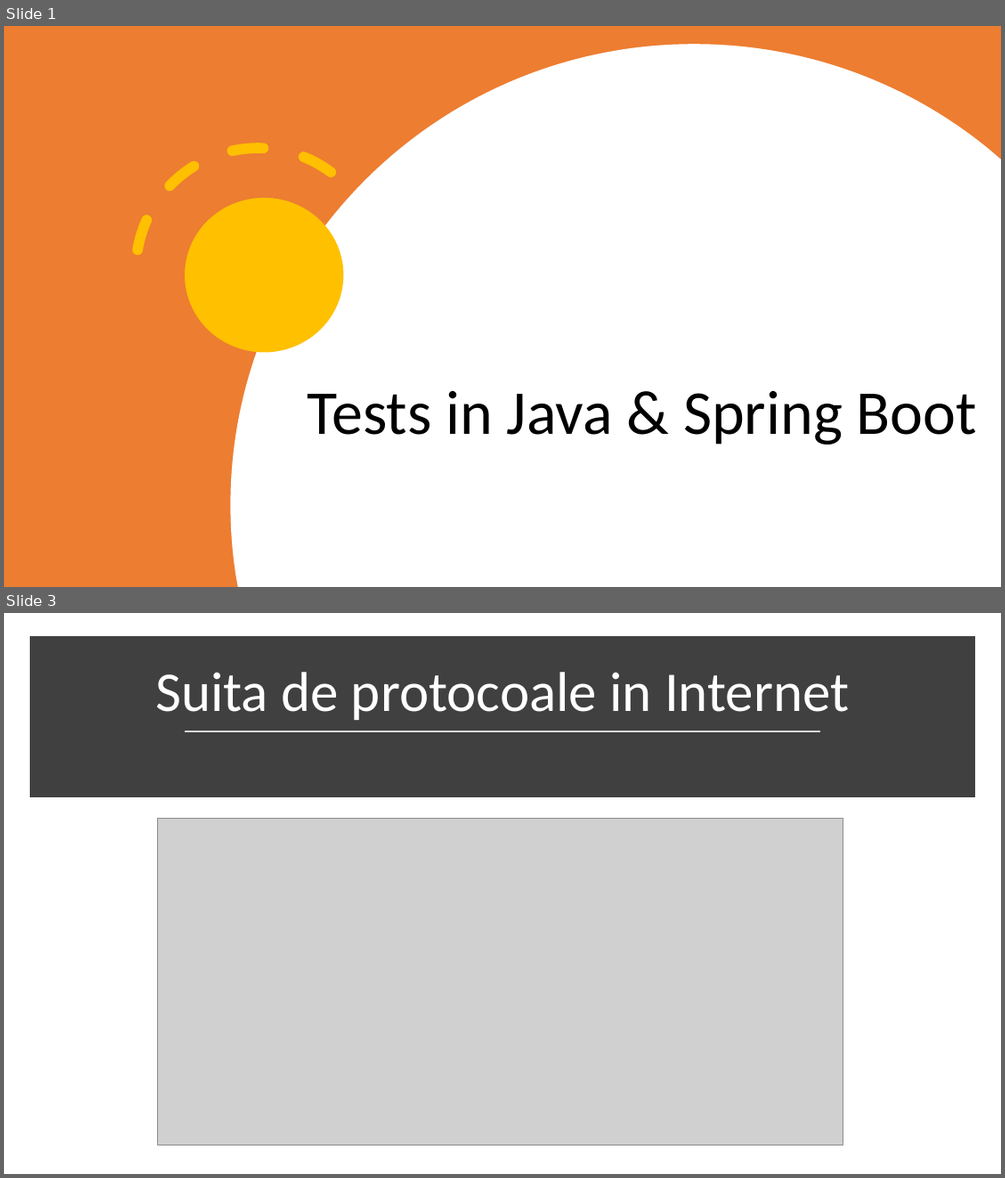
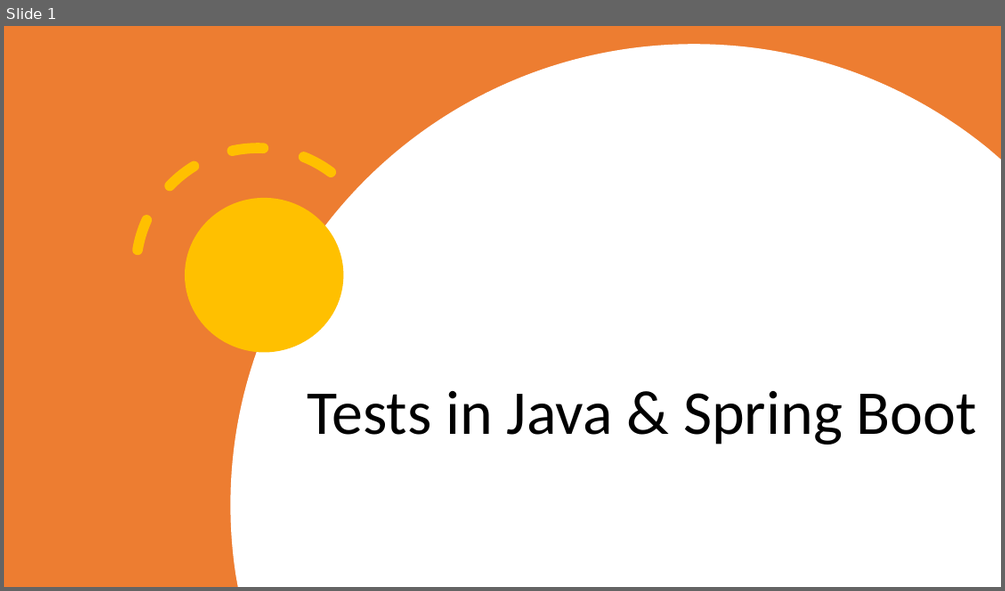
Before and after one commit to SergiuBabin/Personal_Workshops, a slide deck: Testing in Java (Spring Boot + Junit5 + Mockito)/HTTP & HTTPS.pptx. Shown one above the other, each under a label of ours: slides 1 and 3 before the commit, slide 1 after it; the slides between them are not shown. The pictures are 1005x1178 and 1005x591 pixels, drawn with LibreOffice and Linux fonts; fonts in the diff are those of the drawing; grey boxes stand for pictures. Boxes give left, top, right and bottom in pixels: in the first picture for what was removed or moved away, otherwise in the second. Text is boxed around its words. In the diff, an @@ line names an element or a change of style, - is before the commit and + after.

```diff
--- a/Testing in Java (Spring Boot + Junit5 + Mockito)/HTTP & HTTPS.pptx
+++ b/Testing in Java (Spring Boot + Junit5 + Mockito)/HTTP & HTTPS.pptx
@@ slide 3 removed at [4, 613, 1001, 1174], background #FFFFFF @@
@@ rectangle removed at [34, 641, 971, 793] @@
@@ title removed at [155, 672, 849, 720] @@
-Suita de protocoale in Internet
@@ line removed from (185, 731) to (821, 731) @@
@@ picture removed at [158, 818, 843, 1144] @@
```
Also in this commit, not shown: 1 slide changed, 7 slides added, 9 other slides removed, 3 other files.
